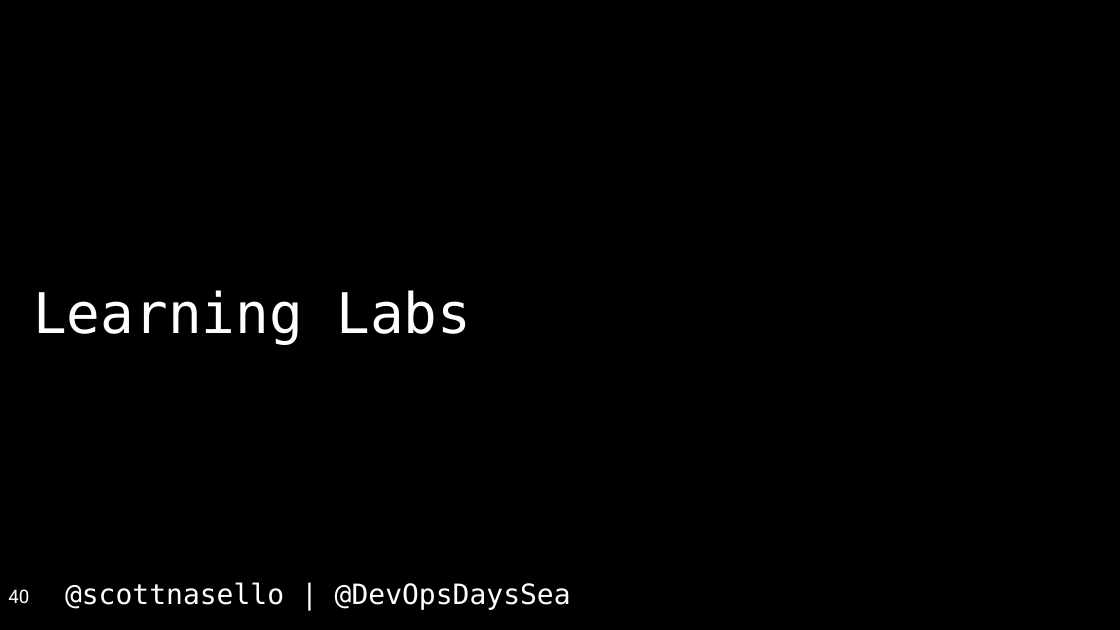
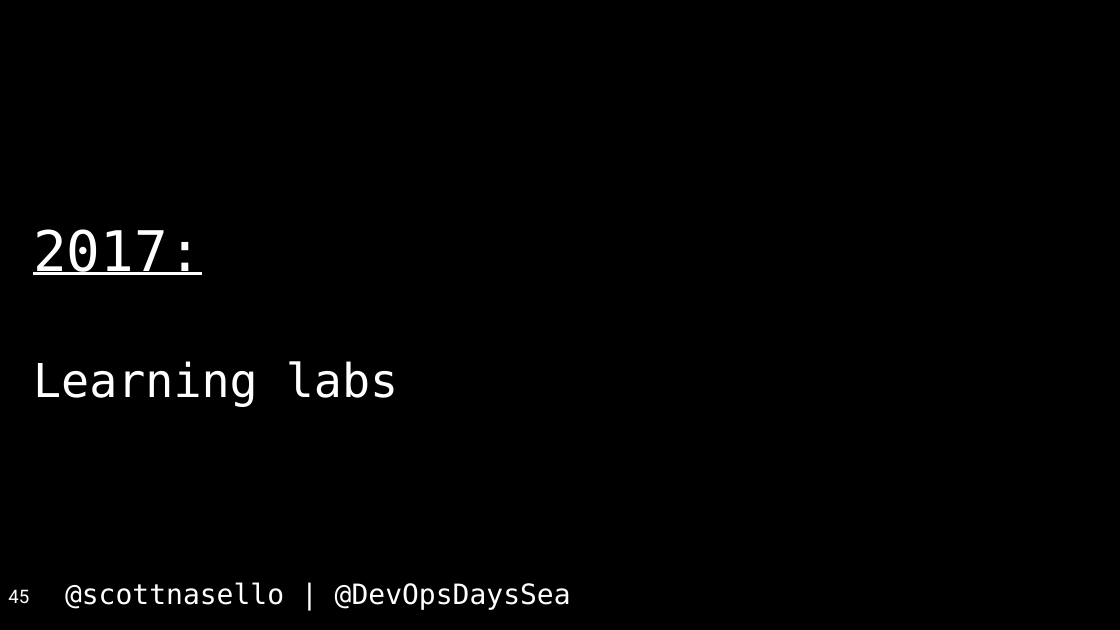
Before and after one commit to scottnasello/talks, a slide deck: slide 45 of 2017-04-26 Seattle DevOpsDays/DevOpsDays Seattle.pptx (slide 40 before the commit). Drawn at 1120x630 pixels with LibreOffice and Linux fonts; fonts in the diff are those of the drawing. Boxes give left, top, right and bottom in pixels: in the first picture for what was removed or moved away, otherwise in the second. Text is boxed around its words. In the diff, an @@ line names an element or a change of style, - is before the commit and + after.

```diff
--- a/2017-04-26 Seattle DevOpsDays/DevOpsDays Seattle.pptx
+++ b/2017-04-26 Seattle DevOpsDays/DevOpsDays Seattle.pptx
@@ text at (33, 229, 398, 407): text changed; size 48 to 40 pt @@
-Learning Labs
+2017:
+Learning labs
@@ page number at (8, 589, 29, 604): text changed @@
-40
+45
```
Also in this commit, not shown: 8 other slides changed, 6 slides added, 1 slide removed, 1 other file.
